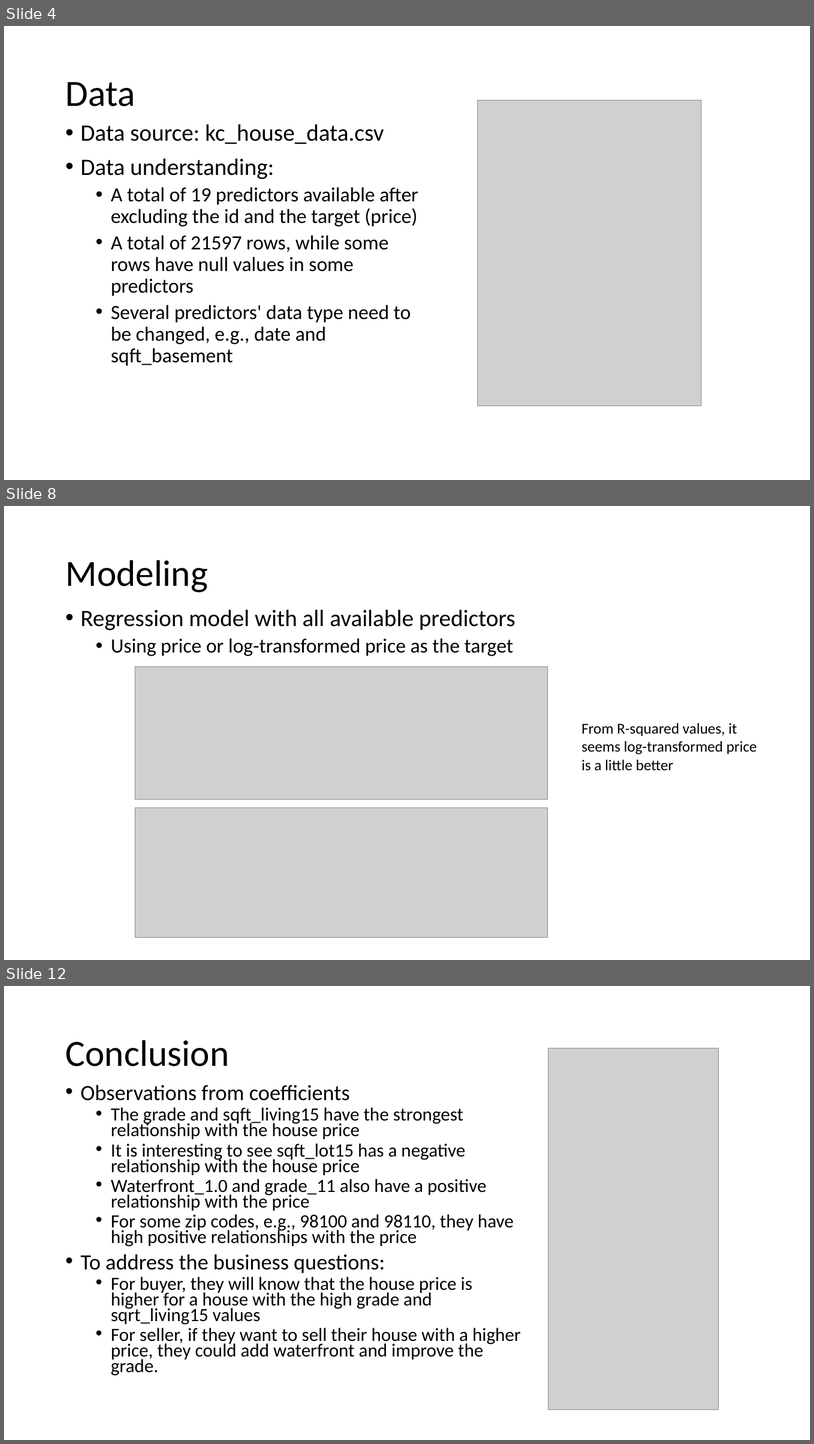
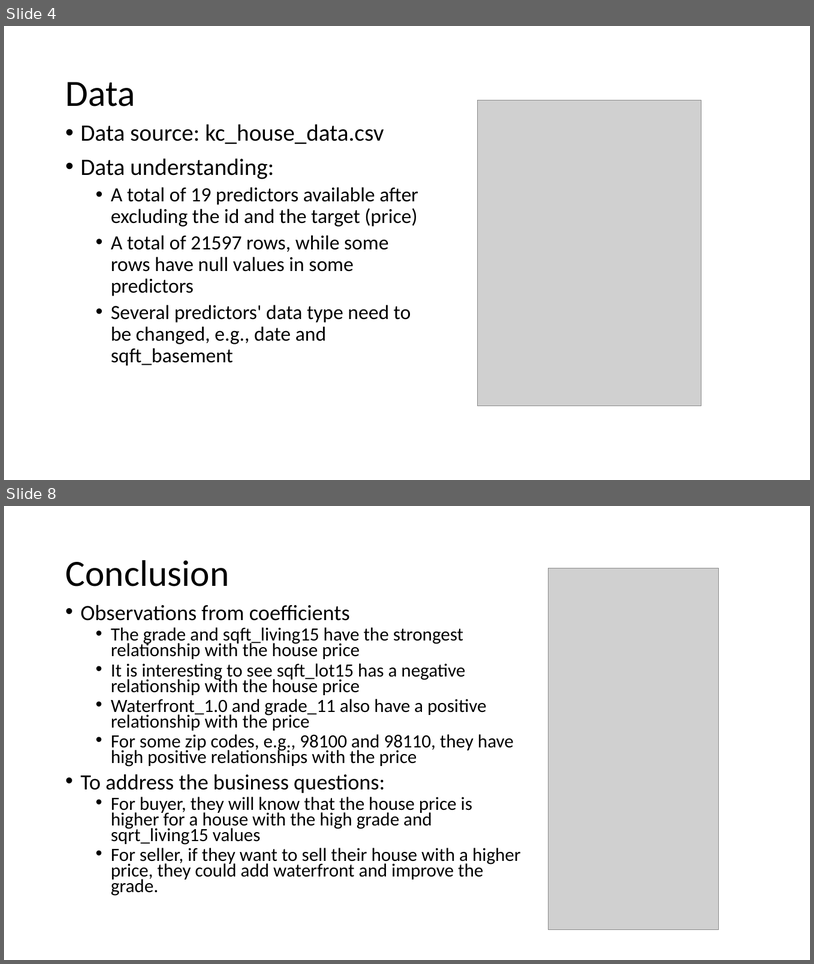
Before and after one commit to learn-co-curriculum/dsc-phase-2-project, a slide deck: Presentation_project2.pptx. Shown one above the other, each under a label of ours: slides 4, 8 and 12 before the commit, slides 4 and 8 after it; the slides between them are not shown. The pictures are 814x1444 and 814x964 pixels, drawn with LibreOffice and Linux fonts; fonts in the diff are those of the drawing; grey boxes stand for pictures. Boxes give left, top, right and bottom in pixels: in the first picture for what was removed or moved away, otherwise in the second. Text is boxed around its words. In the diff, an @@ line names an element or a change of style, - is before the commit and + after.

```diff
--- a/Presentation_project2.pptx
+++ b/Presentation_project2.pptx
@@ slide 8 removed at bbox=[4, 506, 810, 960], background #FFFFFF @@
@@ title removed at bbox=[65, 560, 208, 592] @@
-Modeling
@@ text removed at bbox=[81, 609, 516, 656] @@
-• Regression model with all available predictors
-  • Using price or log-transformed price as the target
@@ picture removed at bbox=[135, 667, 548, 799] @@
@@ text removed at bbox=[582, 723, 758, 771] @@
-From R-squared values, it seems log-transformed price is a little better
@@ picture removed at bbox=[135, 808, 548, 938] @@
@@ what was slide 12 is now slide 8 @@
```
Also in this commit, not shown: 3 slides changed, 3 other slides removed, 1 other file.
